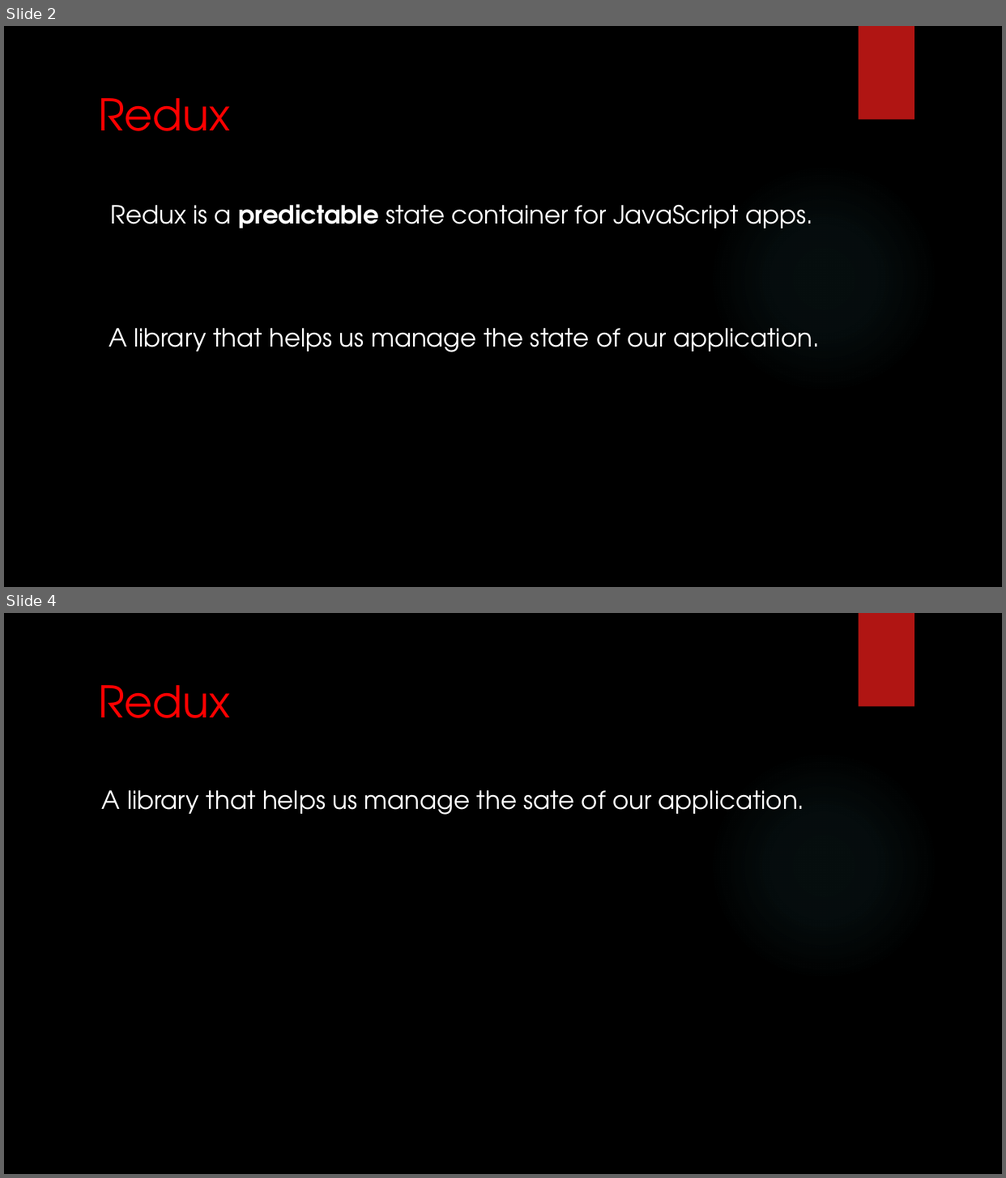
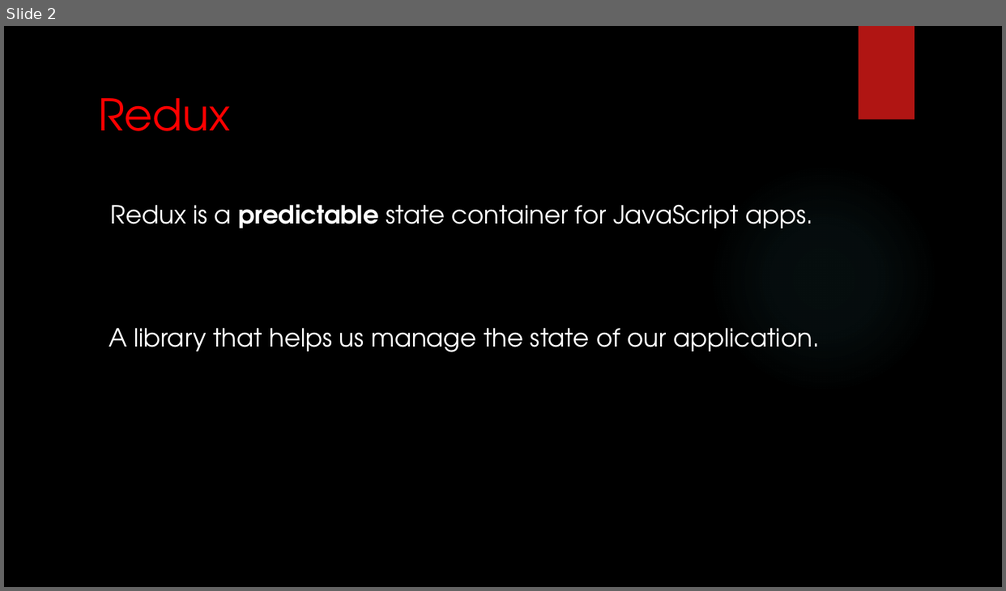
Before and after one commit to HideMode/angular4-todo, a slide deck: Introduction to Redux for Angular2.pptx. Shown one above the other, each under a label of ours: slides 2 and 4 before the commit, slide 2 after it; the slides between them are not shown. The pictures are 1006x1178 and 1006x591 pixels, drawn with LibreOffice and Linux fonts; fonts in the diff are those of the drawing; background and template pictures are left out. Boxes give left, top, right and bottom in pixels: in the first picture for what was removed or moved away, otherwise in the second. Text is boxed around its words. In the diff, an @@ line names an element or a change of style, - is before the commit and + after.

```diff
--- a/Introduction to Redux for Angular2.pptx
+++ b/Introduction to Redux for Angular2.pptx
@@ slide 4 removed at bbox=[4, 613, 1002, 1174], background picture (left out); not listed: 2 template elements that a slide beside it also shows @@
@@ title removed at bbox=[98, 685, 230, 718] @@
-Redux
@@ text removed at bbox=[102, 790, 804, 815] @@
-A library that helps us manage the sate of our application.
```
Also in this commit, not shown: 7 slides added, 1 other slide removed, 9 other files.
